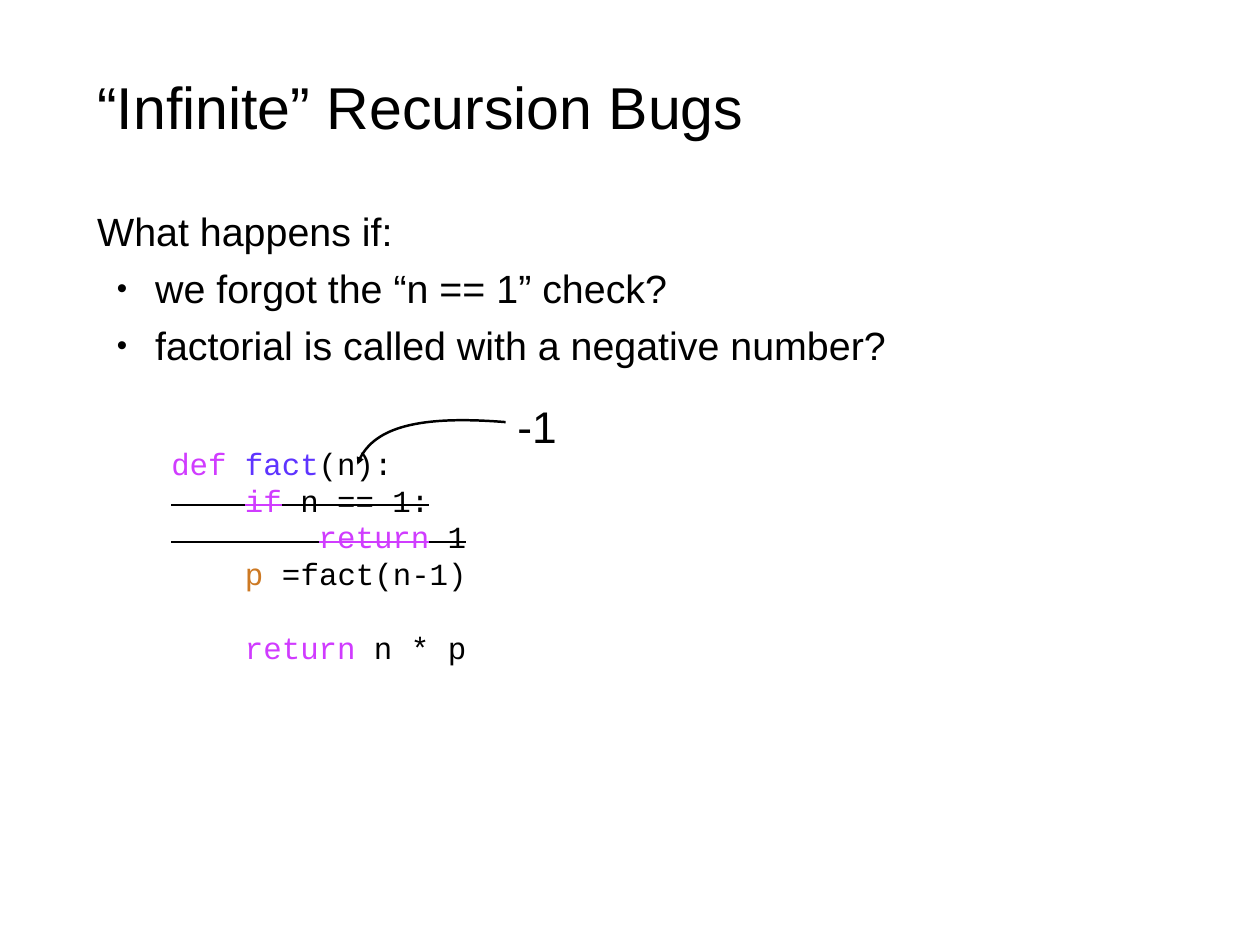
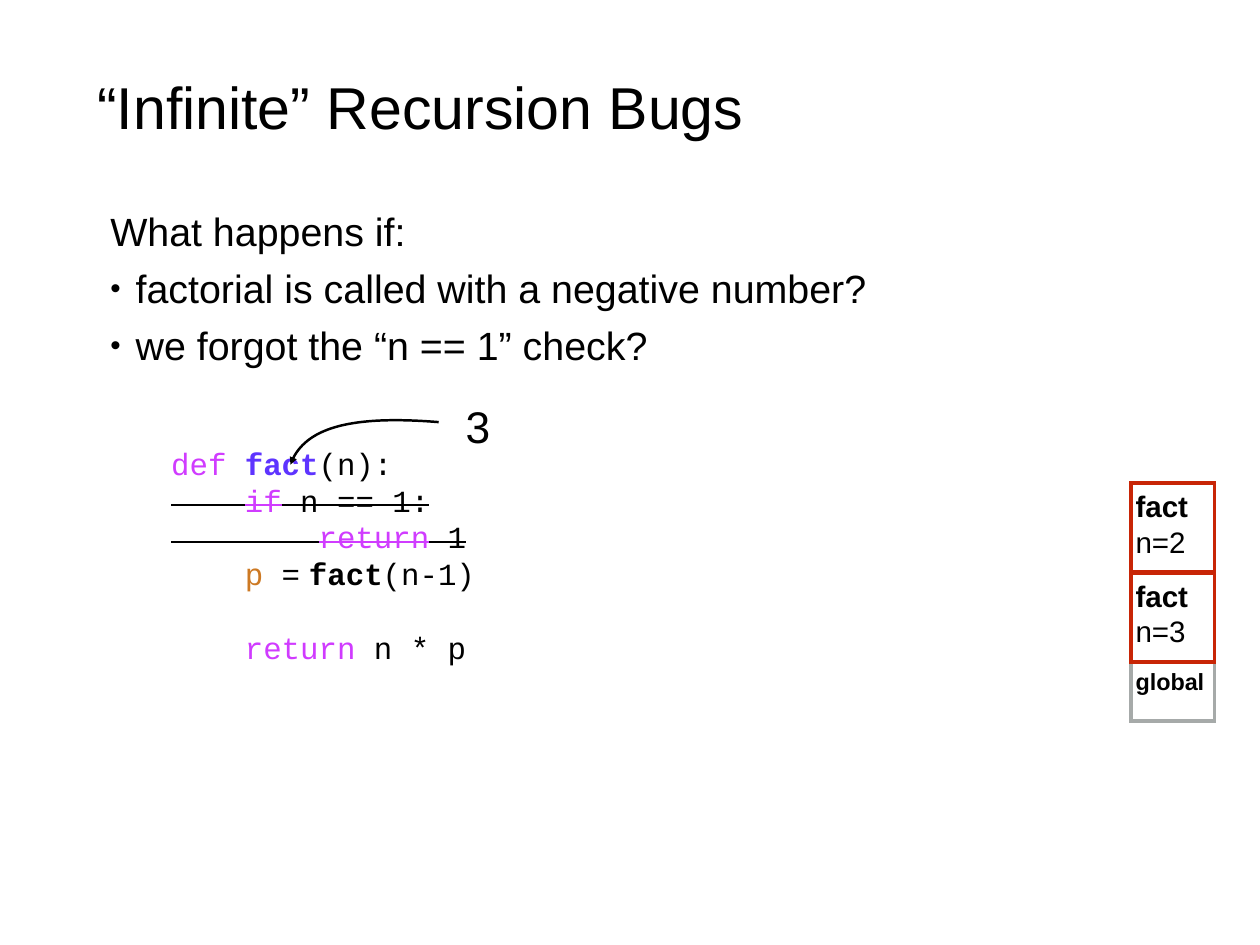
Before and after one commit to rogersjeffreyl/caraza-harter-com, a slide deck: slide 119 of tyler/meena/cs220/s20/materials/lec_23_S20.pptx (slide 113 before the commit). Drawn at 1260x945 pixels with LibreOffice and Linux fonts; fonts in the diff are those of the drawing. Boxes give left, top, right and bottom in pixels: in the first picture for what was removed or moved away, otherwise in the second. Text is boxed around its words. In the diff, an @@ line names an element or a change of style, - is before the commit and + after.

Commit message:
CS 220 Lecture 23 Recursion

```diff
--- a/tyler/meena/cs220/s20/materials/lec_23_S20.pptx
+++ b/tyler/meena/cs220/s20/materials/lec_23_S20.pptx
@@ text at (110, 217, 648, 368): indent changed @@
@@ text at (136, 274, 866, 311): paragraph added @@
+• factorial is called with a negative number?
@@ text at (155, 331, 885, 368): paragraph removed @@
-• factorial is called with a negative number?
@@ text added at (466, 412, 491, 444), 36 pt, text #000000 @@
+3
@@ text removed at (517, 412, 556, 443) @@
--1
@@ freeform shape: place and size @@
-freeform shape at (357, 420, 505, 464)
+freeform shape at (291, 420, 439, 464)
@@ text "def fact(n):" at (171, 453, 475, 666): bold on in "fact(n):", "fact(n-1)" @@
@@ rectangle added at (1131, 483, 1215, 572), fill #FFFFFF, outline #C82506 3 pt, 24 pt, text #000000, bold @@
+fact
+n=2
@@ rectangle added at (1131, 573, 1215, 662), fill #FFFFFF, outline #C82506 3 pt, 24 pt, text #000000, bold @@
+fact
+n=3
@@ rectangle added at (1131, 662, 1215, 721), fill #FFFFFF, outline #A6AAA9 3 pt, 19 pt, text #000000, bold @@
+global
```
Also in this commit, not shown: 99 other slides changed, 9 slides added, 5 slides removed, 1 other file.
